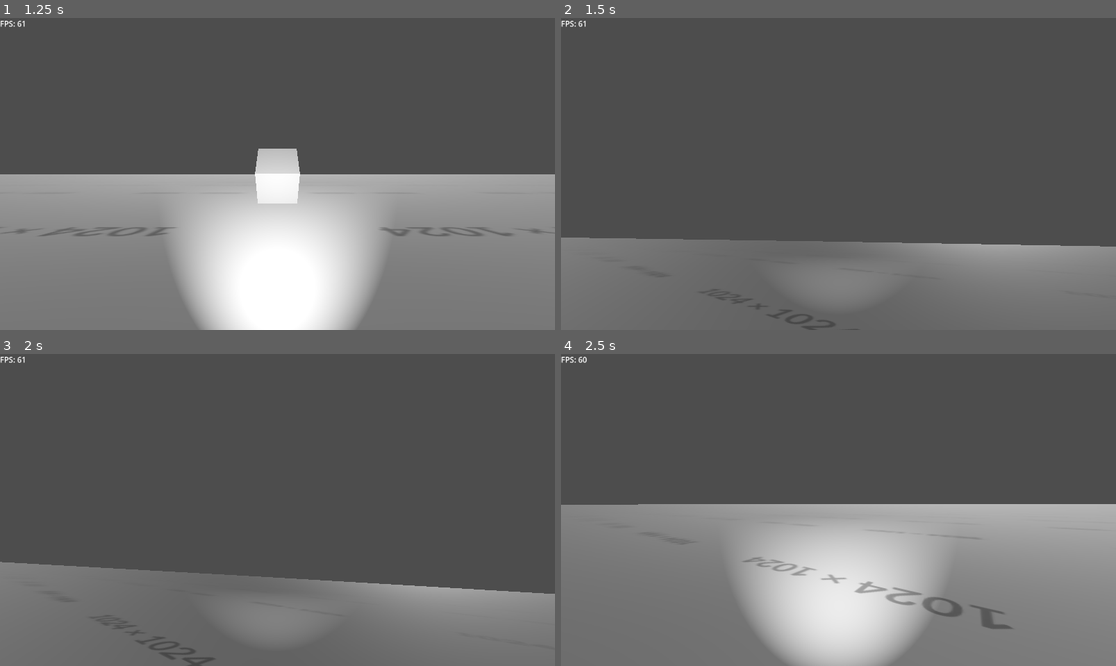
Above: before the commit, frames 1-4 (two rows, left to right).
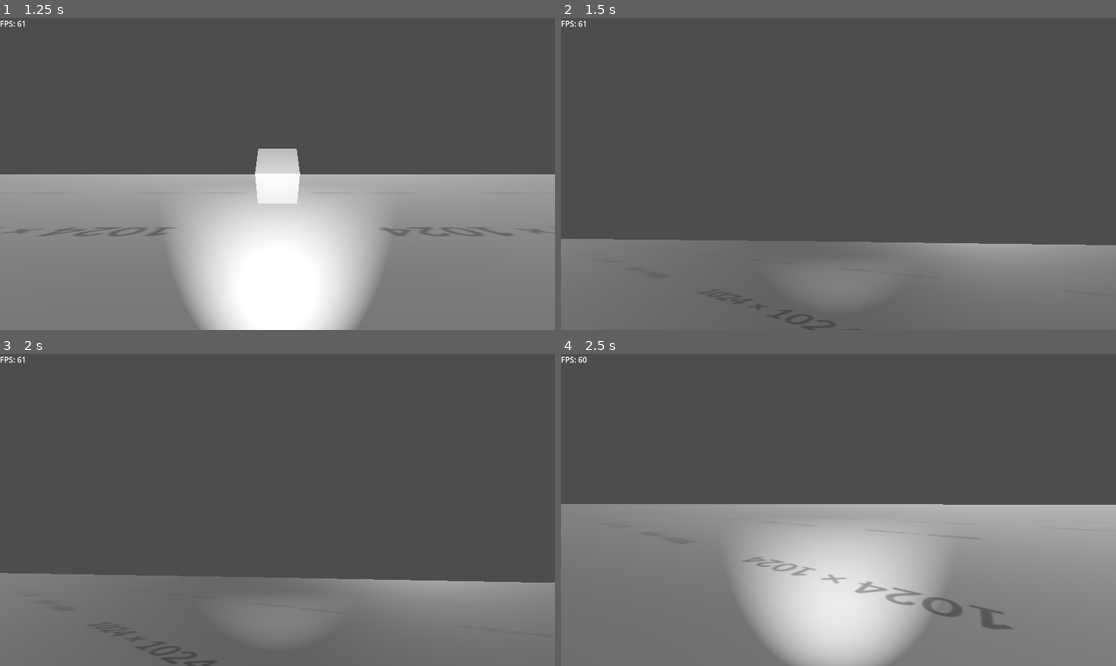
Above: after the commit, the same moments.

Repository: EpiclyRaspberry/Dodge-Onix-3D-Remaster
Game: Godot game, scene res://startemenu.tscn
Same seed, same stepped clock (60 frames per second), same inputs: the game is played once before the commit and once after it.
Inputs (mouse positions are in pixels of both pictures, inside the frame that each line leads up to):
- Up to frame 1 (1.25 s): click "start" at 0.5 s
- Up to frame 2 (1.5 s): tap Enter (ui_accept) at 1.25 s; move the mouse to (960, 158) at 1.27 s; hold D (right) from 1.28 s (still down); hold Ctrl (crouch) from 1.28 s (still down)
- Up to frame 3 (2 s): keep holding D (right); keep holding Ctrl (crouch); tap Enter (ui_accept) at 1.52 s
- Up to frame 4 (2.5 s): move the mouse to (810, 510) at 2.02 s; release D (right) at 2.03 s; release Ctrl (crouch) at 2.03 s; hold W (forward) from 2.03 s (still down); tap Ctrl (crouch) at 2.1 s; tap Enter (ui_accept) at 2.27 s

Frame 1 is identical in both runs. In frame 2, 0.2% of the frame differs, in the area x 0-100%, y 70-74%; in frame 3, 2.0%, in the area x 0-100%, y 66-100%; in frame 4, 0.1%.

Commit message:
over enginar 😭😭😭😭

Diff:
--- a/player.gd
+++ b/player.gd
@@ -6,33 +6,37 @@
 
 var ACCERATION = 0
 var DECCELERATION = 0.00001
-var neckie = 0
 var direction
 var input_dir
 # Get the gravity from the project settings to be synced with RigidDynamicBody nodes.
 var gravity: float = ProjectSettings.get_setting("physics/3d/default_gravity")
+
 @onready var neck := $Neck
 @onready var camera := $Neck/Camera3D
 
 var isgrounded: bool = false
 var can_abh: bool = false
+const HALFPI = PI/2
+##camera stuffs
+#var zcamtimer = Timer.new()
+#const ZTILTSMOOTHNESS = 20
+#var ztiltlist1 = []
 
-#camera stuffs
-var zcamtimer = Timer.new()
-const ZTILTSMOOTHNESS = 20
-var ztiltlist1 = []
+var cameratilt_speed = 5
 
 func _ready():
-
-	const HALFPI = PI/2
-	for i in range(ZTILTSMOOTHNESS):
-		#change the inside to change the interpolation you want
-		ztiltlist1.append(sin(HALFPI/ZTILTSMOOTHNESS)*i)
-	zcamtimer.connect("timeout",zcameratilt)
-	zcamtimer.wait_time = 0.05
-	zcamtimer.one_shot = false
-	add_child(zcamtimer)
-	zcamtimer.start()
+	pass
+#
+#	const HALFPI = PI/2
+#	for i in range(ZTILTSMOOTHNESS):
+#		#change the inside to change the interpolation you want
+#		ztiltlist1.append(sin(HALFPI/ZTILTSMOOTHNESS)*i)
+#		#print(sin(HALFPI/ZTILTSMOOTHNESS)*i)
+#	zcamtimer.connect("timeout",zcameratilt)
+#	zcamtimer.wait_time = 0.05
+#	zcamtimer.one_shot = false
+#	add_child(zcamtimer)
+#	zcamtimer.start()
 
 func rotate_vec(vec: Vector2, angle_deg: int) -> Vector2:
 	var rad = deg_to_rad(angle_deg)
@@ -50,6 +54,9 @@
 			camera.rotation.x = clamp(camera.rotation.x, deg_to_rad(-90), deg_to_rad(90))
 
 func _physics_process(delta: float) -> void:
+
+
+
 	# Add the gravity.
 	if not is_on_floor():
 		velocity.y -= gravity * delta
@@ -64,8 +71,12 @@
 		velocity.y = JUMP_VELOCITY
 		ACCERATION = ACCERATION*1.3
 
+
+
 	input_dir = Input.get_vector("left", "right", "forward", "back")
 	direction = (neck.transform.basis * Vector3(input_dir.x, 0, input_dir.y)).normalized()
+
+	neck.rotation.z = lerp(neck.rotation.z, deg_to_rad(clamp(input_dir.x, -5, 5)), delta * cameratilt_speed)
 
 	#if neckie < 1 and neckie > -1:
 	#	neckie += input_dir.x / 10
@@ -108,22 +119,19 @@
 	move_and_slide()
 
 var zci = 0
-func zcameratilt():
-	if input_dir.x:
-		if zci < ZTILTSMOOTHNESS-1:
-			zci += 1
-	else:
-		#fix this pls if you can
-		neck.rotation.z = (ztiltlist1[zci]*input_dir.x)/ZTILTSMOOTHNESS
-		if zci > 0:
-			zci -= 1
-			print(zci)
-
-		#elif zci < 0: zci += 1
-	neck.rotation.z = (ztiltlist1[zci]*input_dir.x)/ZTILTSMOOTHNESS
-
-
-
+#func zcameratilt():
+#	if input_dir.x:
+#		if zci < ZTILTSMOOTHNESS-1:
+#			zci += 1
+#	else:
+#		#fix this pls if you can
+#		neck.rotation.z = (ztiltlist1[zci]*input_dir.x)/ZTILTSMOOTHNESS
+#		if zci > 0:
+#			zci -= 1
+#			print(zci)
+#
+#		#elif zci < 0: zci += 1
+#	neck.rotation.z = (ztiltlist1[zci]*input_dir.x)/ZTILTSMOOTHNESS
 
 
 
